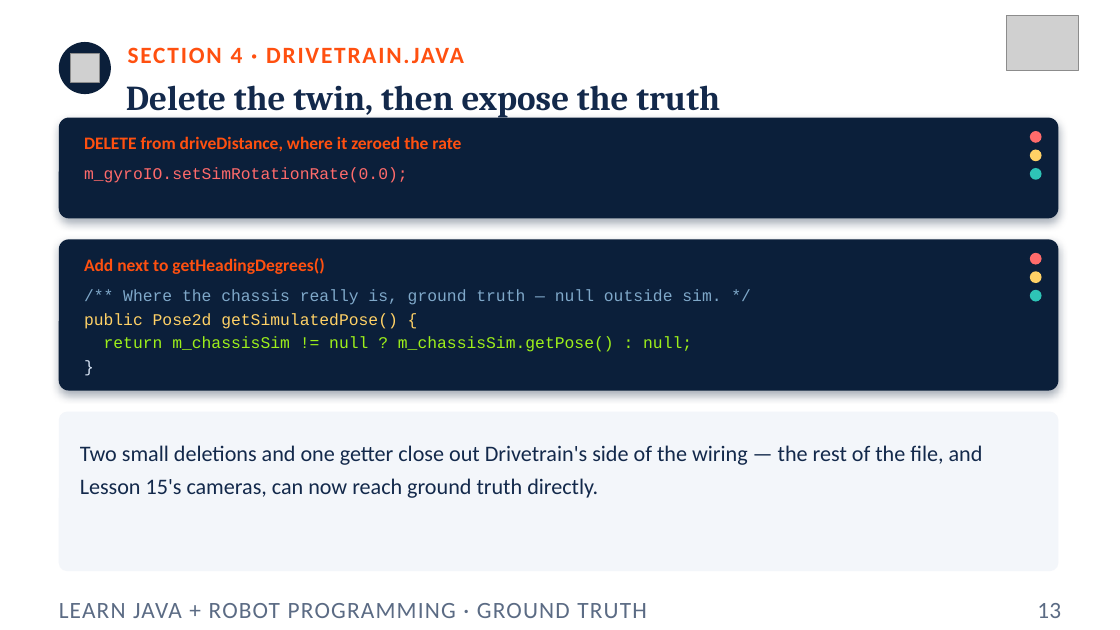
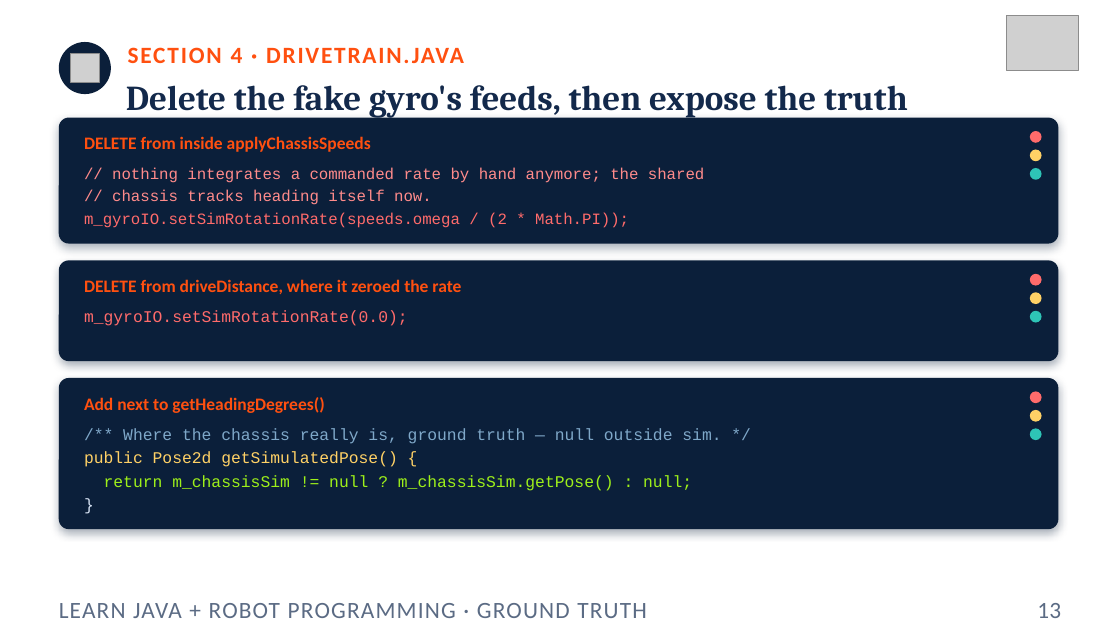
Before and after one commit to FRC5010/BasicRobotLessons, a slide deck: slide 13 of docs/presentations/v3/16-ground-truth.pptx. Drawn at 1120x630 pixels with LibreOffice and Linux fonts; fonts in the diff are those of the drawing; grey boxes stand for pictures. Boxes give left, top, right and bottom in pixels: in the first picture for what was removed or moved away, otherwise in the second. Text is boxed around its words. In the diff, an @@ line names an element or a change of style, - is before the commit and + after.

```diff
--- a/docs/presentations/v3/16-ground-truth.pptx
+++ b/docs/presentations/v3/16-ground-truth.pptx
@@ text at (x1=126, y1=85, x2=908, y2=117): text changed @@
-Delete the twin, then expose the truth
+Delete the fake gyro's feeds, then expose the truth
@@ rounded rectangle at (x1=59, y1=118, x2=1059, y2=244): proportions changed @@
@@ rounded rectangle resized from (x1=59, y1=118, x2=1059, y2=218) to (x1=59, y1=118, x2=1059, y2=244) @@
@@ text added at (x1=84, y1=136, x2=371, y2=152), 15 pt, text #FF5010, bold @@
+DELETE from inside applyChassisSpeeds
@@ text added at (x1=84, y1=167, x2=704, y2=228), 13.5 pt, text #FF8B8B @@
+// nothing integrates a commanded rate by hand anymore; the shared
+// chassis tracks heading itself now.
+m_gyroIO.setSimRotationRate(speeds.omega / (2 * Math.PI));
@@ rounded rectangle resized from (x1=59, y1=239, x2=1059, y2=391) to (x1=59, y1=260, x2=1059, y2=361) @@
@@ rounded rectangle at (x1=59, y1=260, x2=1059, y2=361): proportions changed @@
@@ text "DELETE from driveDistance, where it ..." moved from (x1=84, y1=136, x2=461, y2=151) to (x1=84, y1=279, x2=461, y2=294) @@
@@ 3 texts moved together from (x1=84, y1=167, x2=721, y2=352) to (x1=84, y1=310, x2=721, y2=491) @@
@@ 3 ellipses moved together from (x1=1030, y1=253, x2=1042, y2=302) to (x1=1030, y1=274, x2=1042, y2=323) @@
@@ rounded rectangle resized from (x1=59, y1=412, x2=1059, y2=571) to (x1=59, y1=378, x2=1059, y2=529) @@
@@ rounded rectangle at (x1=59, y1=378, x2=1059, y2=529): fill #F3F6FA to #0B1F3A; shadow on; proportions changed @@
@@ ellipse added at (x1=1030, y1=392, x2=1042, y2=403), fill #FF6B6B @@
@@ ellipse added at (x1=1030, y1=410, x2=1042, y2=422), fill #FFD166 @@
@@ text removed at (x1=80, y1=445, x2=983, y2=498) @@
-Two small deletions and one getter close out Drivetrain's side of the wiring — the rest of the file, and Lesson 15's cameras, can now reach ground truth directly.
@@ ellipse added at (x1=1030, y1=429, x2=1042, y2=440), fill #2EC4B6 @@
```
Also in this commit, not shown: 5 other slides changed, 12 other files.
